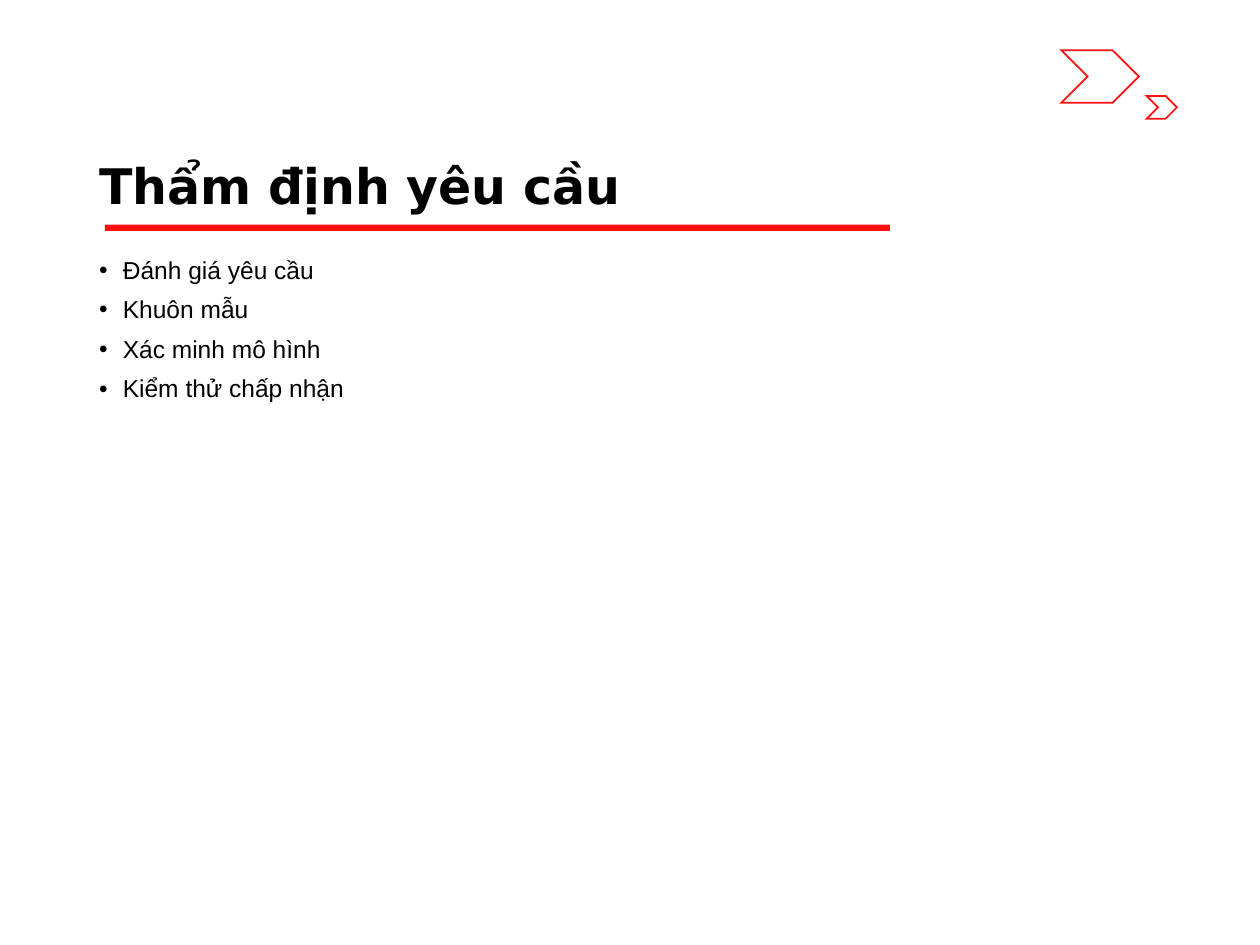
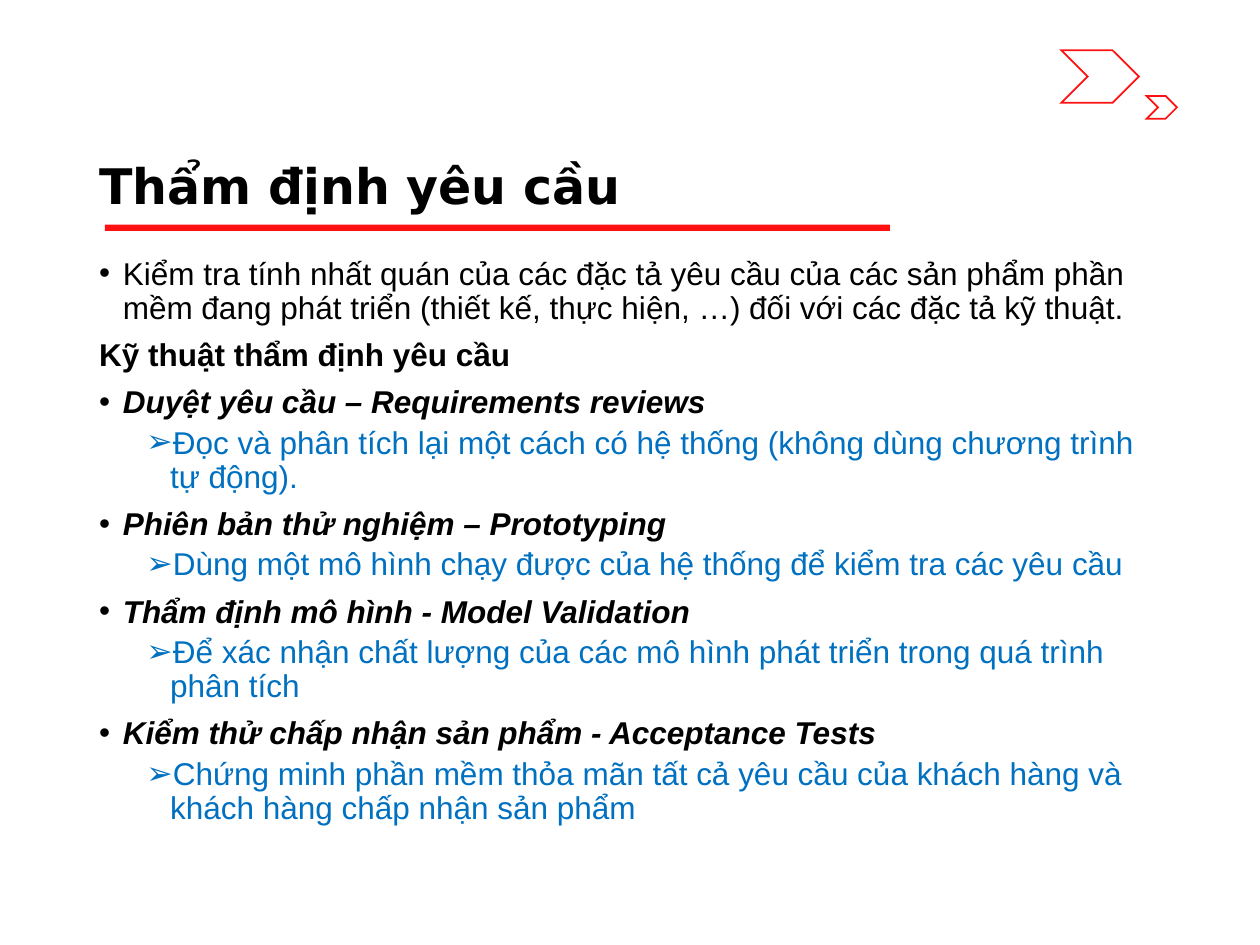
Before and after one commit to riverspart/uet-adv-sw-engineering, a slide deck: slide 8 of slide/dev/chapter_1/slide.pptx. Drawn at 1260x945 pixels with LibreOffice and Linux fonts; fonts in the diff are those of the drawing. Boxes give left, top, right and bottom in pixels: in the first picture for what was removed or moved away, otherwise in the second. Text is boxed around its words. In the diff, an @@ line names an element or a change of style, - is before the commit and + after.

Commit message:
final chapter 1.6
Requirements Validation

```diff
--- a/slide/dev/chapter_1/slide.pptx
+++ b/slide/dev/chapter_1/slide.pptx
@@ text at bbox=[99, 260, 1133, 825]: text changed; size 14 to 18 pt @@
-• Đánh giá yêu cầu
-• Khuôn mẫu
-• Xác minh mô hình
-• Kiểm thử chấp nhận
+• Kiểm tra tính nhất quán của các đặc tả yêu cầu của các sản phẩm phần mềm đang phát triển (thiết kế, thực hiện, …) đối với các đặc tả kỹ thuật.
+Kỹ thuật thẩm định yêu cầu
+• Duyệt yêu cầu – Requirements reviews
+  ➢ Đọc và phân tích lại một cách có hệ thống (không dùng chương trình tự động).
+• Phiên bản thử nghiệm – Prototyping
+  ➢ Dùng một mô hình chạy được của hệ thống để kiểm tra các yêu cầu
+• Thẩm định mô hình - Model Validation
+  ➢ Để xác nhận chất lượng của các mô hình phát triển trong quá trình phân tích
+• Kiểm thử chấp nhận sản phẩm - Acceptance Tests
+  ➢ Chứng minh phần mềm thỏa mãn tất cả yêu cầu của khách hàng và khách hàng chấp nhận sản phẩm
```
